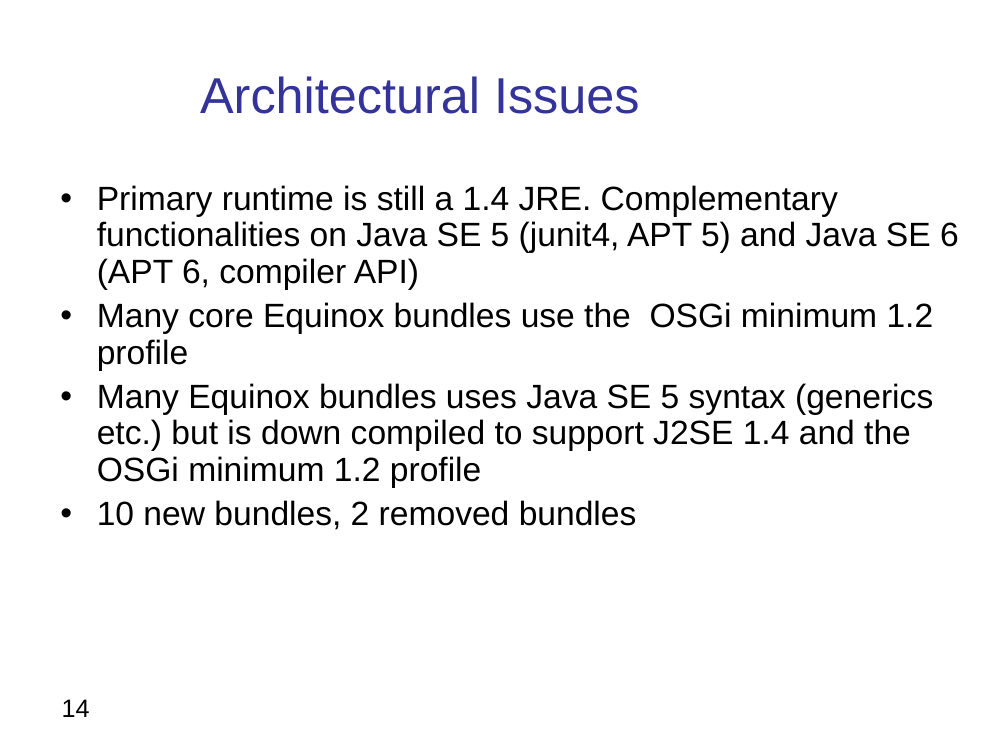
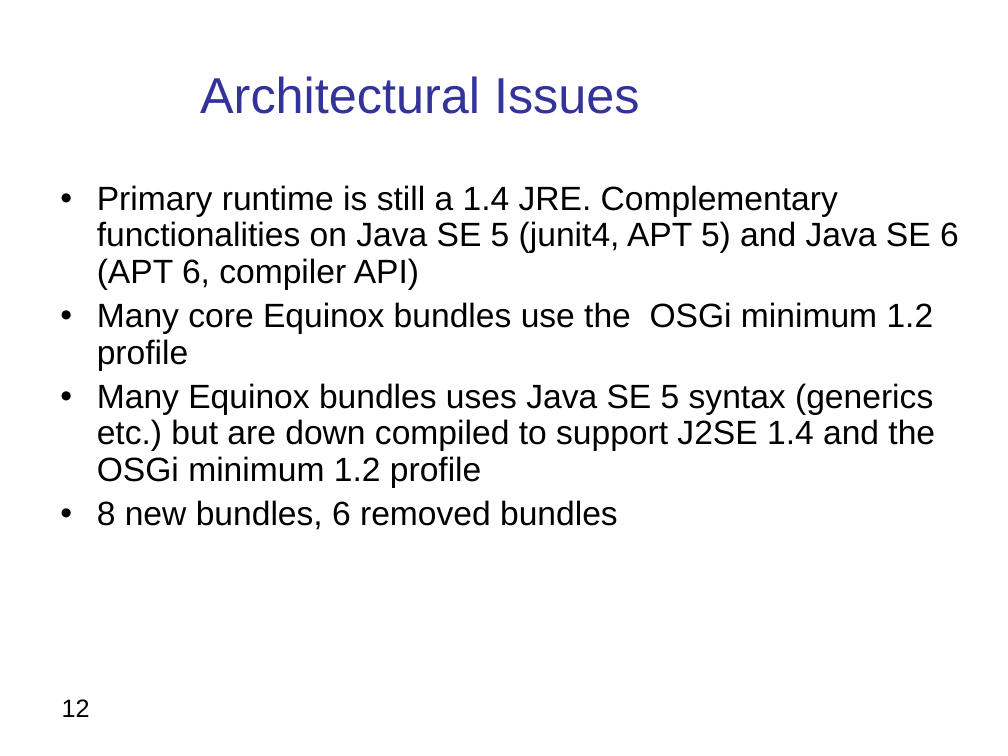
Before and after one commit to eclipse-equinox/equinox-website, a slide deck: slide 12 of documents/release-reviews/indigo/Equinox Project 3.7Release Review.odp (slide 14 before the commit). Drawn at 1008x756 pixels with LibreOffice and Linux fonts; fonts in the diff are those of the drawing. Boxes give left, top, right and bottom in pixels: in the first picture for what was removed or moved away, otherwise in the second. Text is boxed around its words. In the diff, an @@ line names an element or a change of style, - is before the commit and + after.

```diff
--- a/documents/release-reviews/indigo/Equinox Project 3.7Release Review.odp
+++ b/documents/release-reviews/indigo/Equinox Project 3.7Release Review.odp
@@ text at (97, 383, 935, 530): text changed @@
-• Many Equinox bundles uses Java SE 5 syntax (generics etc.) but is down compiled to support J2SE 1.4 and the OSGi minimum 1.2 profile
-• 10 new bundles, 2 removed bundles
+• Many Equinox bundles uses Java SE 5 syntax (generics etc.) but are down compiled to support J2SE 1.4 and the OSGi minimum 1.2 profile
+• 8 new bundles, 6 removed bundles
@@ page number at (62, 699, 90, 717): text changed @@
-14
+12
```
Also in this commit, not shown: 4 other slides changed, 2 slides removed, 1 other file.
